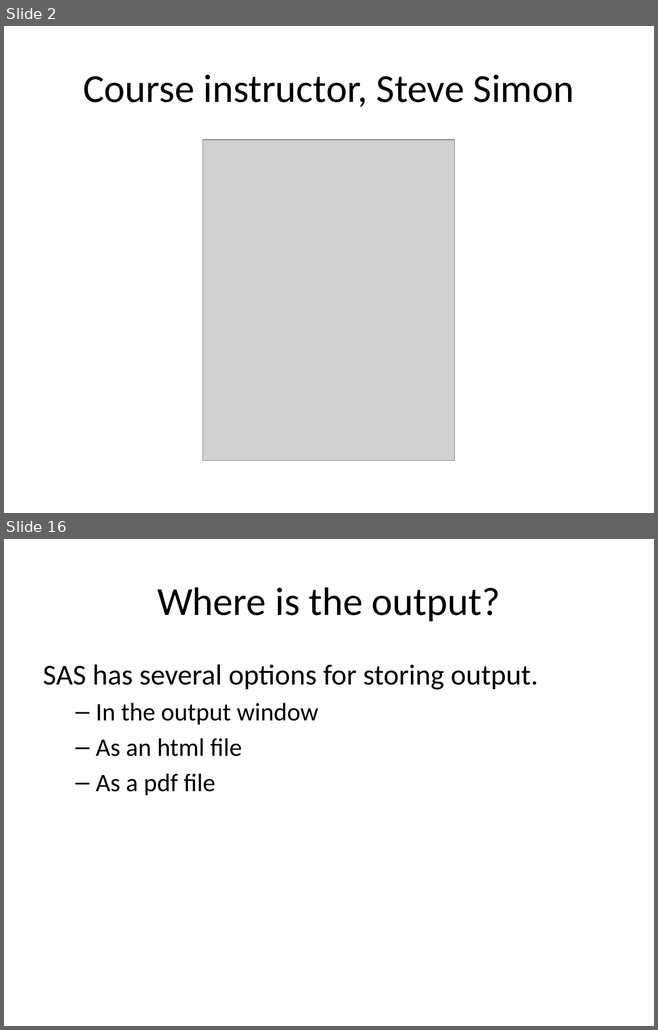
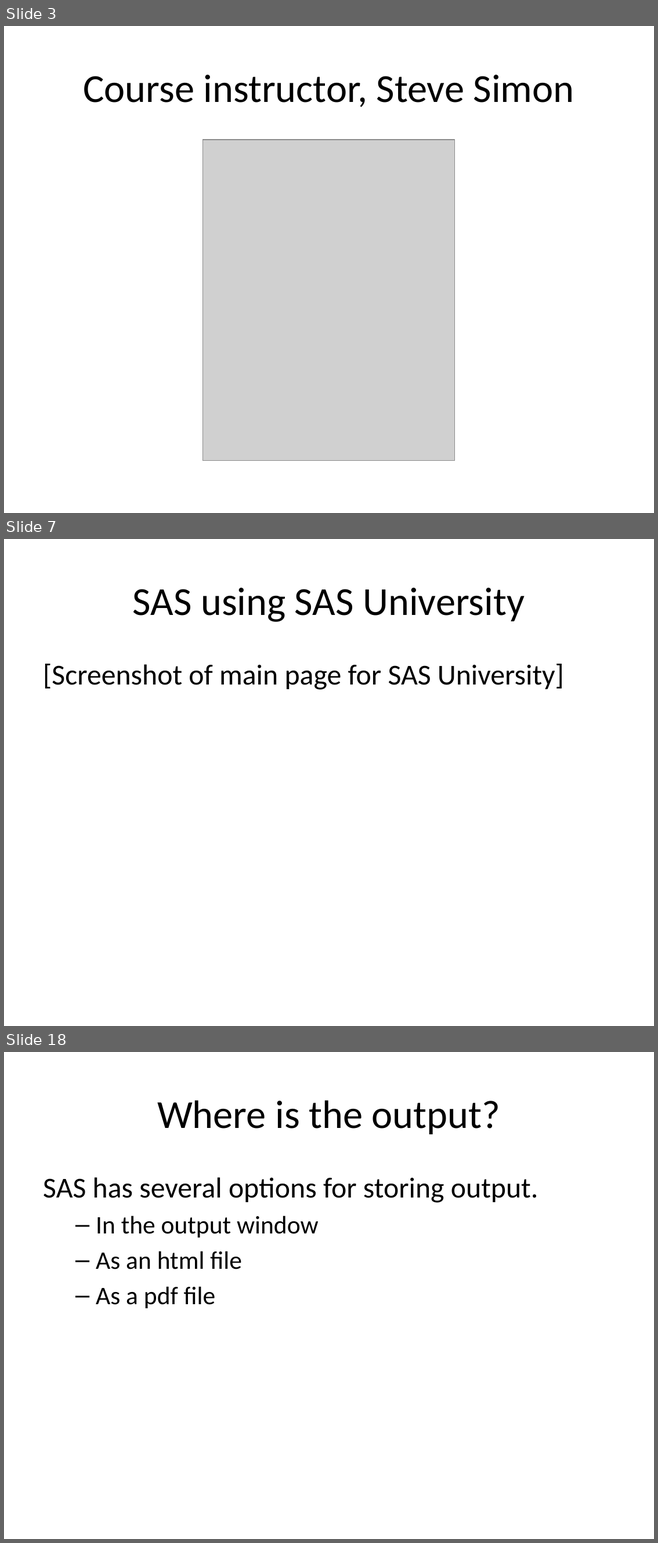
Before and after one commit to pmean/introduction-to-SAS, a slide deck: part0/src/getting-started.pptx. Shown one above the other, each under a label of ours: slides 2 and 16 before the commit, slides 3, 7 and 18 after it; the slides between them are not shown. The pictures are 658x1030 and 658x1543 pixels, drawn with LibreOffice and Linux fonts; fonts in the diff are those of the drawing; grey boxes stand for pictures. Boxes give left, top, right and bottom in pixels: in the first picture for what was removed or moved away, otherwise in the second. Text is boxed around its words. In the diff, an @@ line names an element or a change of style, - is before the commit and + after.

```diff
--- a/part0/src/getting-started.pptx
+++ b/part0/src/getting-started.pptx
@@ slide 7 added at (x1=4, y1=539, x2=654, y2=1026), background #FFFFFF @@
@@ title added at (x1=133, y1=588, x2=524, y2=622), 44 pt, text #000000 @@
+SAS using SAS University
@@ text added at (x1=43, y1=664, x2=564, y2=690), 32 pt, text #000000 @@
+[Screenshot of main page for SAS University]
@@ what was slide 2 is now slide 3 @@
@@ what was slide 16 is now slide 18 @@
```
Also in this commit, not shown: 3 slides changed, 22 other slides added, 16 slides removed, 3 other files.
